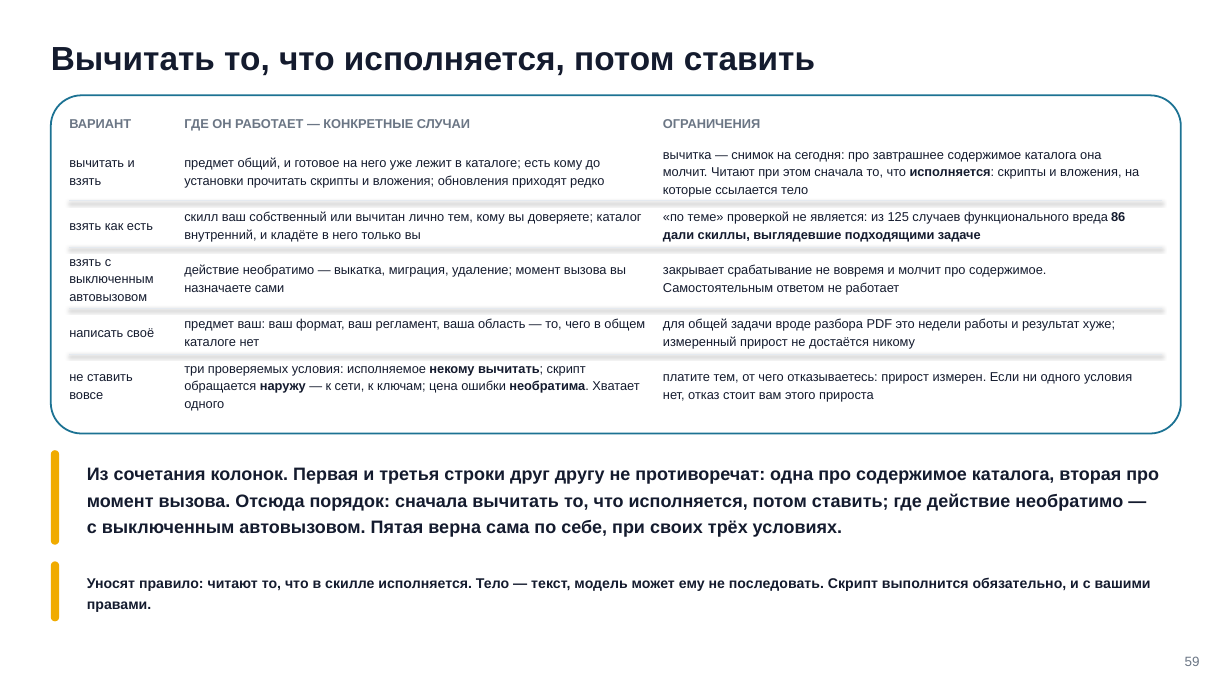
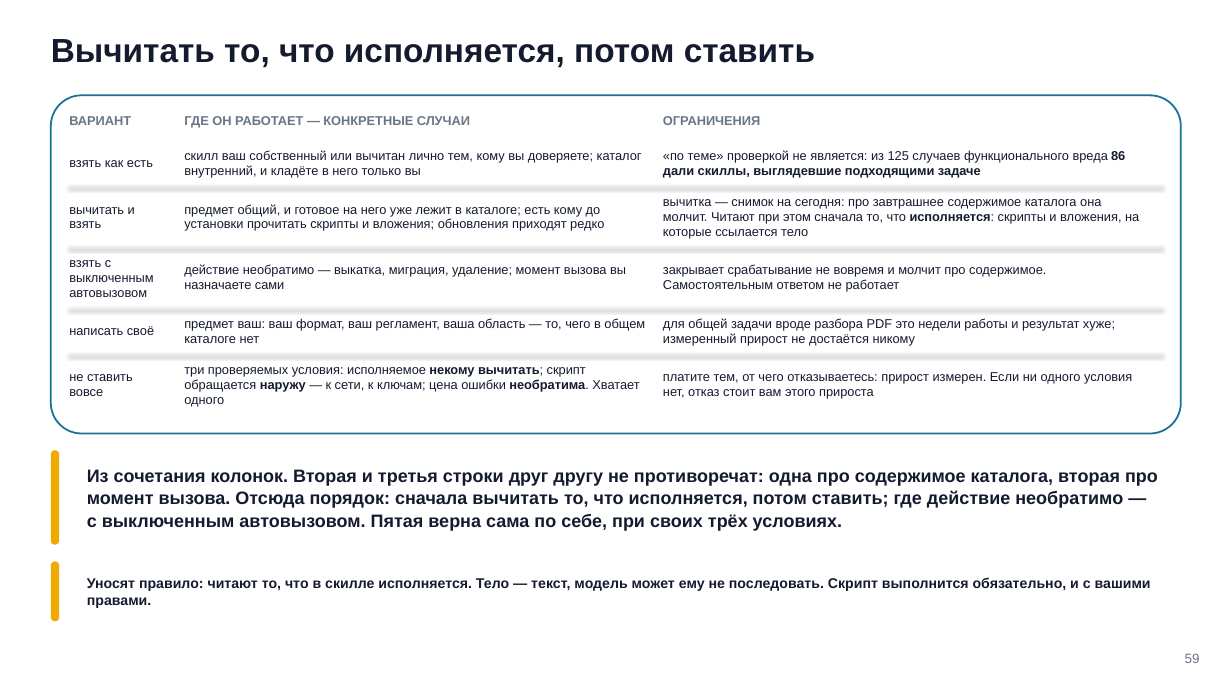
Before and after one commit to tellina-study/AI-usage-lessons, a slide deck: slide 59 of library/seminars/sem-05/rendered/sem-05.pptx. Drawn at 1232x693 pixels with LibreOffice and Linux fonts; fonts in the diff are those of the drawing. Boxes give left, top, right and bottom in pixels: in the first picture for what was removed or moved away, otherwise in the second. Text is boxed around its words. In the diff, an @@ line names an element or a change of style, - is before the commit and + after.

Commit message:
Недомерка межстрочного снята: шаг строки сошёлся с меркой, пять расхождений рендера закрылись сами #211

```diff
--- a/library/seminars/sem-05/rendered/sem-05.pptx
+++ b/library/seminars/sem-05/rendered/sem-05.pptx
@@ text "Вычитать то, что исполняется, потом ..." at (x1=51, y1=39, x2=815, y2=68): line spacing 1.14 to 29.6pt @@
@@ line spacing 1.1 to 11pt in 3 elements at (x1=69, y1=116, x2=131, y2=125), (x1=184, y1=116, x2=470, y2=128), (x1=663, y1=116, x2=760, y2=125) @@
@@ line spacing 1.15 to 11.5pt in 15 elements at (x1=69, y1=260, x2=153, y2=297), (x1=184, y1=264, x2=626, y2=289), (x1=663, y1=264, x2=1046, y2=292), (x1=69, y1=326, x2=154, y2=335), (x1=184, y1=318, x2=645, y2=343), (x1=663, y1=318, x2=1115, y2=346), (x1=69, y1=374, x2=133, y2=396), (x1=184, y1=367, x2=639, y2=407), (x1=663, y1=372, x2=1132, y2=399), (x1=69, y1=207, x2=135, y2=228), (x1=184, y1=204, x2=604, y2=231), (x1=663, y1=199, x2=1139, y2=239), (x1=69, y1=160, x2=153, y2=167), (x1=184, y1=150, x2=642, y2=178), (x1=663, y1=150, x2=1125, y2=178) @@
@@ 3 texts moved together from (x1=69, y1=211, x2=1125, y2=242) to (x1=69, y1=150, x2=1125, y2=178) @@
@@ line moved from (69, 201) - (1163, 201) to (69, 187) - (1163, 187) @@
@@ 3 texts moved together from (x1=69, y1=152, x2=1139, y2=197) to (x1=69, y1=199, x2=1139, y2=239) @@
@@ text at (x1=87, y1=469, x2=1158, y2=531): text changed @@
-Из сочетания колонок. Первая и третья строки друг другу не противоречат: одна про содержимое каталога, вторая про момент вызова. Отсюда порядок: сначала вычитать то, что исполняется, потом ставить; где действие необратимо — с выключенным автовызовом. Пятая верна сама по себе, при своих трёх условиях.
+Из сочетания колонок. Вторая и третья строки друг другу не противоречат: одна про содержимое каталога, вторая про момент вызова. Отсюда порядок: сначала вычитать то, что исполняется, потом ставить; где действие необратимо — с выключенным автовызовом. Пятая верна сама по себе, при своих трёх условиях.
@@ text "Уносят правило: читают то, что ..." at (x1=87, y1=577, x2=1151, y2=608): line spacing 1.24 to 13.6pt @@
@@ text "59" at (x1=1185, y1=653, x2=1200, y2=663): line spacing 1.18 to 12.4pt @@
```
Also in this commit, not shown: 67 other slides changed, 11 other files.
